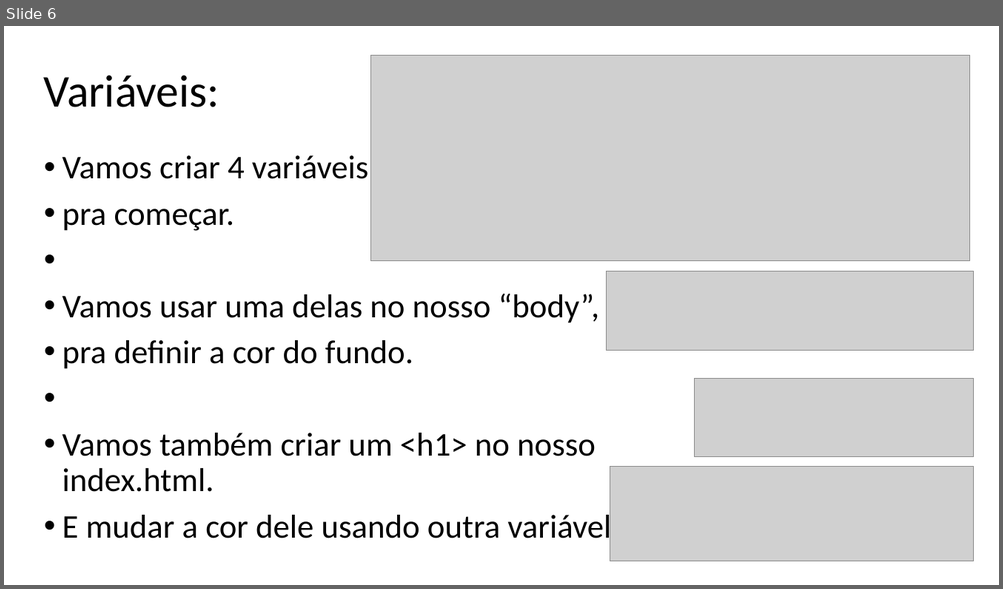
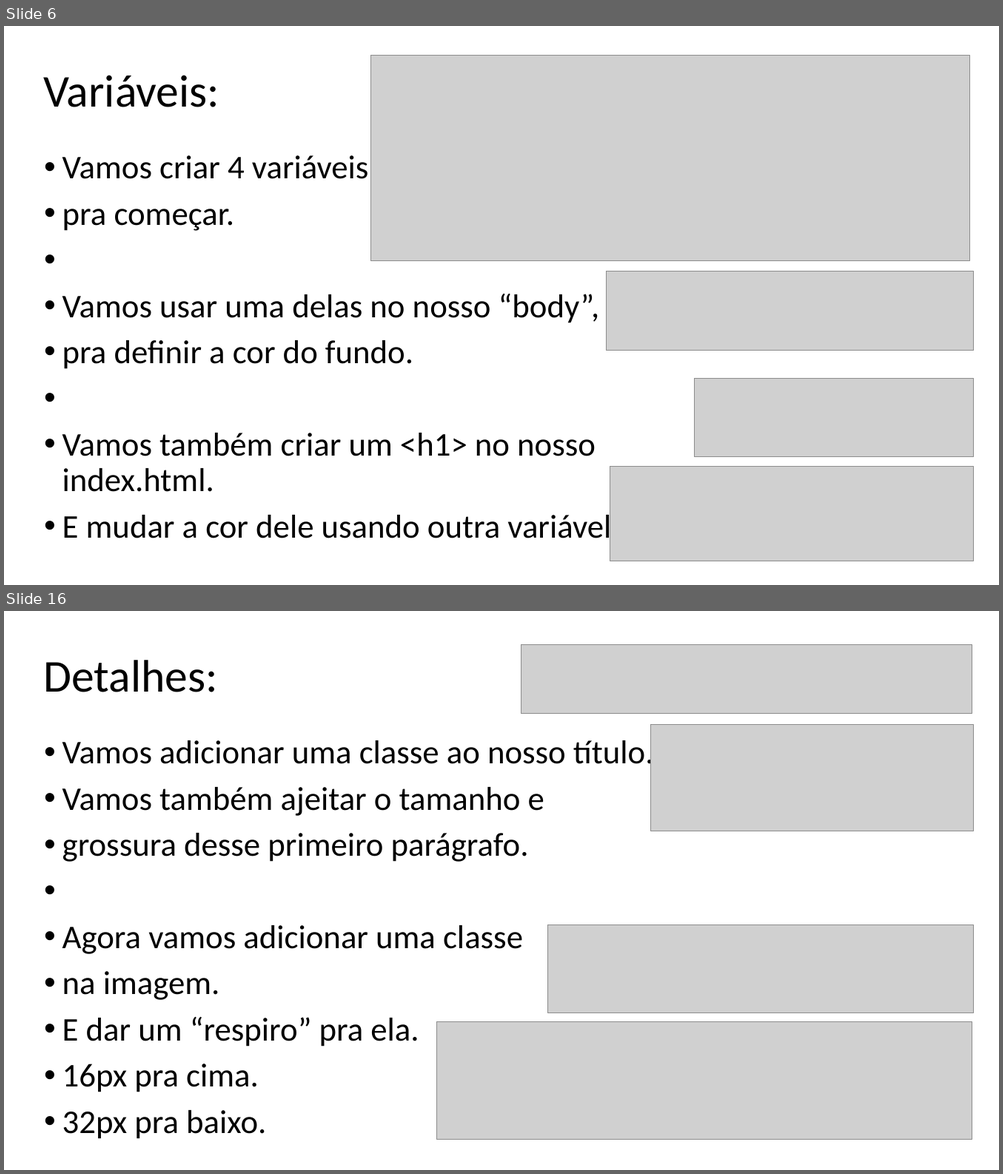
Before and after one commit to Ruan-Sanj1/Streaming, a slide deck: Steaming/H- Aula 1 (Streaming).pptx. Shown one above the other, each under a label of ours: slide 6 before the commit, slides 6 and 16 after it; the slides between them are not shown. The pictures are 1003x589 and 1003x1174 pixels, drawn with LibreOffice and Linux fonts; fonts in the diff are those of the drawing; grey boxes stand for pictures. Boxes give left, top, right and bottom in pixels: in the first picture for what was removed or moved away, otherwise in the second. Text is boxed around its words. In the diff, an @@ line names an element or a change of style, - is before the commit and + after.

```diff
--- a/Steaming/H- Aula 1 (Streaming).pptx
+++ b/Steaming/H- Aula 1 (Streaming).pptx
@@ slide 16 added at bbox=[4, 611, 999, 1170], background #FFFFFF @@
@@ picture added at bbox=[521, 644, 972, 713] @@
@@ text added at bbox=[43, 660, 217, 692], 44 pt, text #000000 @@
+Detalhes:
@@ text added at bbox=[62, 736, 654, 1139], 32 pt, text #000000 @@
+• Vamos adicionar uma classe ao nosso título.
+• Vamos também ajeitar o tamanho e
+• grossura desse primeiro parágrafo.
+• Agora vamos adicionar uma classe
+• na imagem.
+• E dar um “respiro” pra ela.
+• 16px pra cima.
+• 32px pra baixo.
@@ picture added at bbox=[650, 725, 973, 832] @@
@@ picture added at bbox=[547, 925, 973, 1014] @@
@@ picture added at bbox=[436, 1022, 972, 1139] @@
```
Also in this commit, not shown: 6 other slides changed, 9 other slides added, 11 slides removed.
